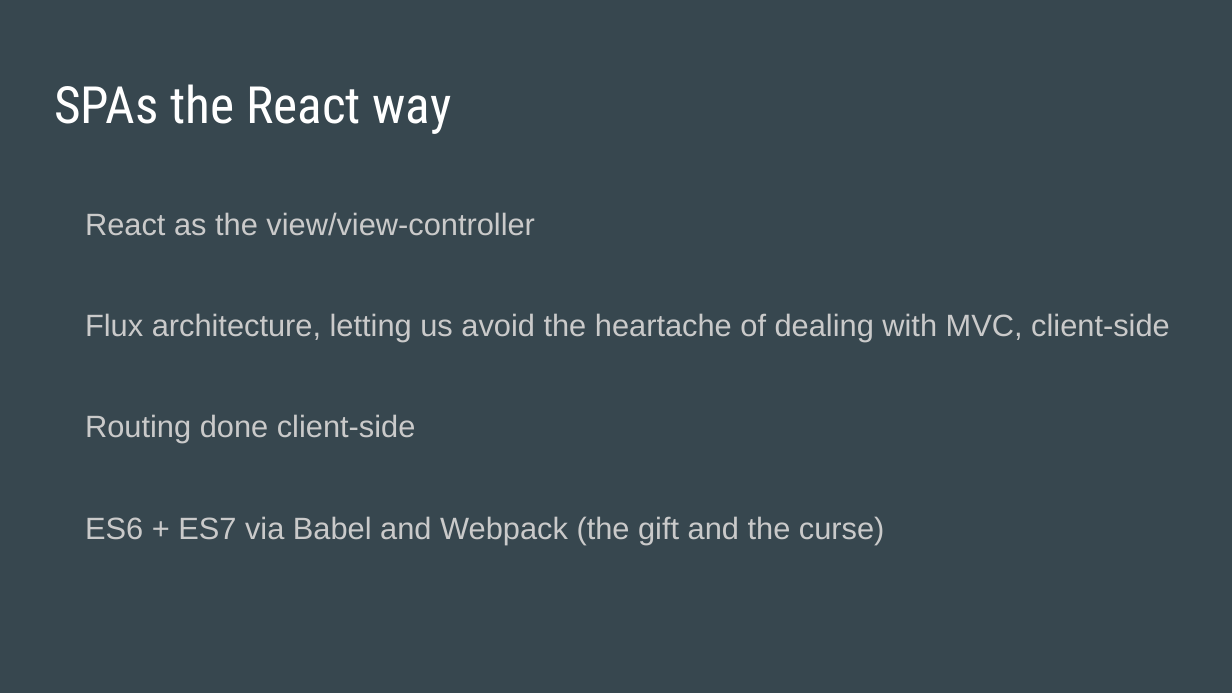
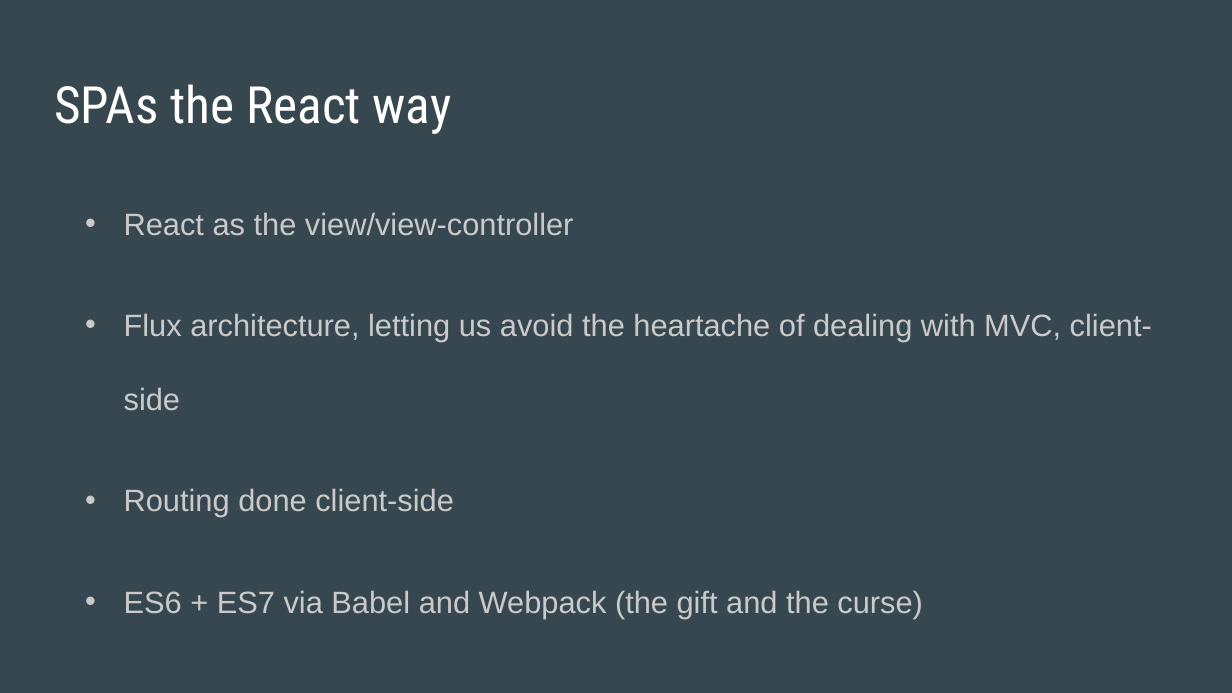
Before and after one commit to rohannair/js-spas, a slide deck: slide 6 of Single Page Apps with React + Redux.pptx. Drawn at 1232x693 pixels with LibreOffice and Linux fonts; fonts in the diff are those of the drawing. Boxes give left, top, right and bottom in pixels: in the first picture for what was removed or moved away, otherwise in the second. Text is boxed around its words. In the diff, an @@ line names an element or a change of style, - is before the commit and + after.

```diff
--- a/Single Page Apps with React + Redux.pptx
+++ b/Single Page Apps with React + Redux.pptx
@@ text "React as the view/view-controller" at bbox=[124, 212, 1152, 618]: bullet none to • @@
```
Also in this commit, not shown: 2 other slides changed, 2 slides added.
